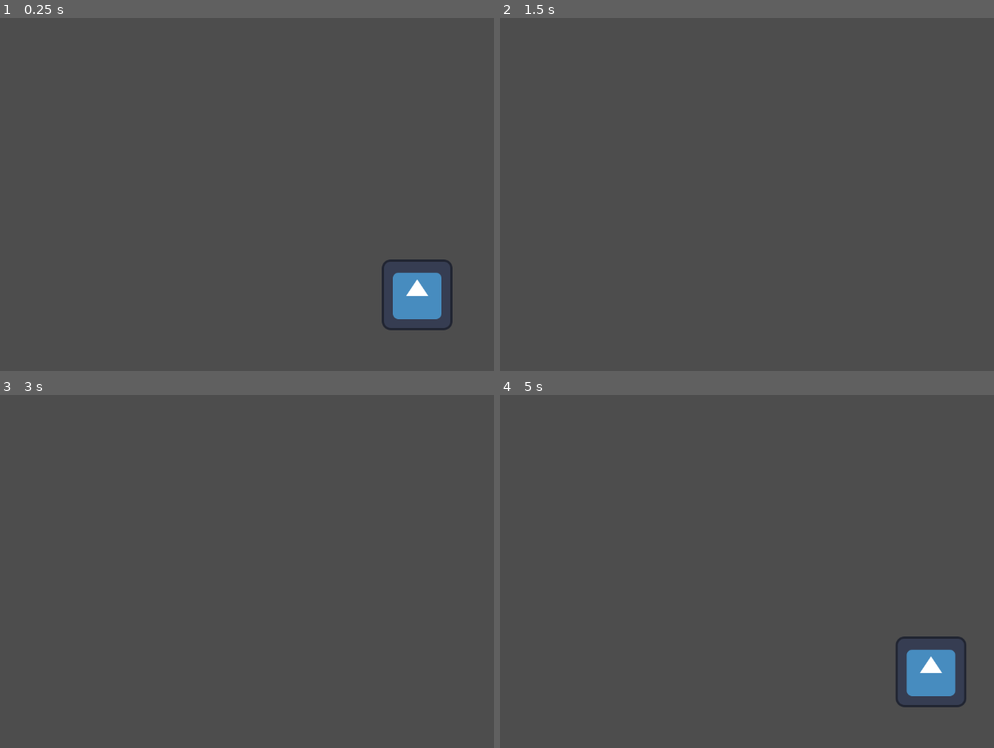
Above: before the commit, frames 1-4 (two rows, left to right).
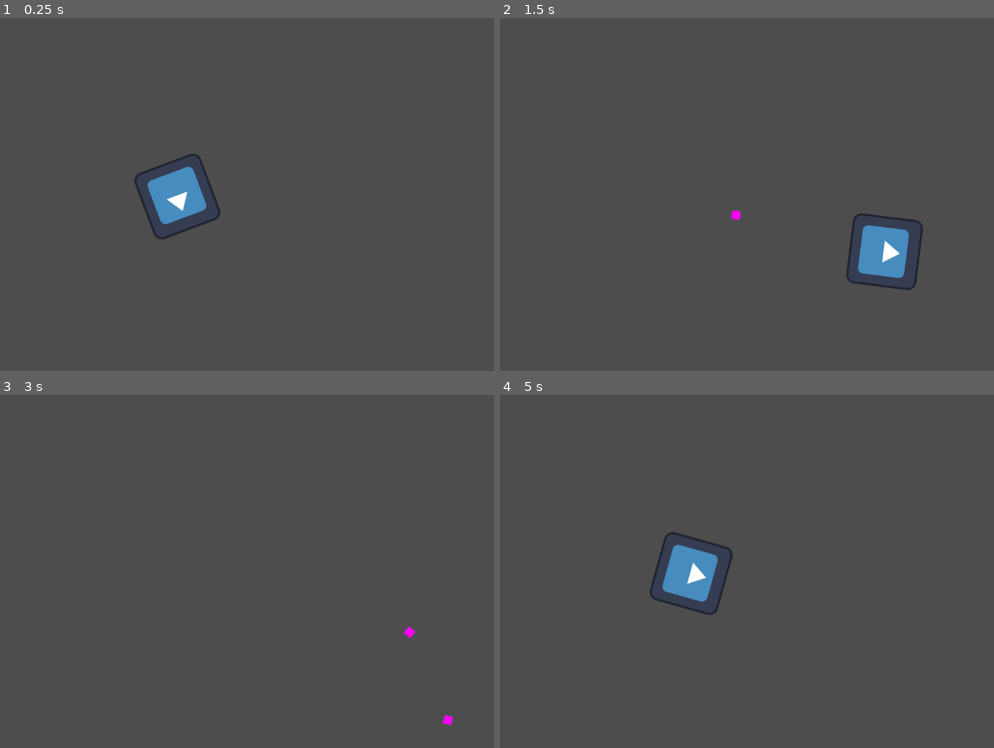
Above: after the commit, the same moments.

Repository: rakhmanov-tr/TwinStickShooter
Game: Godot game, scene res://main_level.tscn
The game is run twice, just before and just after one commit, with the same random seed, the same clock (stepped at 60 frames per second) and the same inputs. The engine's default icon, where the game draws it, is replaced by a stand-in: a white triangle on a blue panel in a dark square.
Inputs (mouse positions are in pixels of both pictures, inside the frame that each line leads up to):
- Up to frame 1 (0.25 s): no input
- Up to frame 2 (1.5 s): tap Enter at 0.5 s; move the mouse to (816, 173) at 0.52 s; hold D (move_right) 0.53-1.28 s; tap Space (shoot) at 0.6, 1.35 s; move the mouse to (549, 208) at 1.27 s; hold S (move_down) from 1.28 s (still down)
- Up to frame 3 (3 s): move the mouse to (237, 490) at 2.02 s; release S (move_down) at 2.03 s; hold D (move_right) 2.03-2.78 s; tap Space (shoot) at 2.1, 2.75, 2.85 s; move the mouse to (143, 642) at 2.77 s; hold W (move_up) from 2.78 s (still down)
- Up to frame 4 (5 s): move the mouse to (865, 624) at 3.52 s; release W (move_up) at 3.53 s; hold A (move_left) from 3.53 s (still down); tap Space (shoot) at 3.6, 4.35 s; move the mouse to (outside the picture) at 4.27 s

The runs differ from the first frame. In frame 1, 3.4% of the frame differs, in the area x 27-92%, y 38-89%; in frame 2, 1.7%; in frame 3, less than 0.1%; in frame 4, 3.4%, in the area x 30-95%, y 38-89%.

Commit message:
Update code
Add projectile

Diff:
--- a/main_level.tscn
+++ b/main_level.tscn
@@ -1,9 +1,11 @@
-[gd_scene load_steps=2 format=3 uid="uid://chrvrroc7xp4b"]
+[gd_scene load_steps=3 format=3 uid="uid://chrvrroc7xp4b"]
 
 [ext_resource type="PackedScene" uid="uid://bb8vl5wxloh47" path="res://player.tscn" id="1_m6hom"]
+[ext_resource type="PackedScene" uid="uid://yqymno5ctfj4" path="res://projectile.tscn" id="2_h6ag1"]
 
 [node name="main_level" type="Node2D"]
 
 [node name="player" parent="." instance=ExtResource("1_m6hom")]
-position = Vector2(1013, 510)
+position = Vector2(579, 332)
 speed_multiplier = 1
+projectile = ExtResource("2_h6ag1")
--- a/player.gd
+++ b/player.gd
@@ -3,13 +3,19 @@
 class_name player
 
 @export var speed_multiplier: int = 1
+@export var projectile: PackedScene
+@onready var spawn_point: Marker2D = $Marker2D
+
 const MOVE_SPEED: float = 500.0
 
 
 func _physics_process(delta: float) -> void:
 	move()
+	look_at(get_global_mouse_position())
+	if Input.is_action_just_pressed("shoot"): shoot()
 
-func move():
+
+func move() -> void:
 	var movement: Vector2 = Vector2.ZERO
 	if Input.is_action_pressed("move_left"): movement.x -= 1.0
 	if Input.is_action_pressed("move_right"): movement.x += 1.0
@@ -17,3 +23,9 @@
 	if Input.is_action_pressed("move_down"): movement.y += 1.0
 	velocity = movement * (MOVE_SPEED * speed_multiplier)
 	move_and_slide()
+
+func shoot() -> void:
+	var inst: projectile = projectile.instantiate()
+	owner.add_child(inst)
+	inst.transform = spawn_point.global_transform
+	print("BANG!")
--- a/player.tscn
+++ b/player.tscn
@@ -8,10 +8,14 @@
 
 [node name="player" type="CharacterBody2D"]
 script = ExtResource("1_4c8rd")
-speed_multiplier = 4
+speed_multiplier = 2
 
 [node name="Sprite2D" type="Sprite2D" parent="."]
+rotation = -1.5708
 texture = ExtResource("1_iqioq")
 
 [node name="CollisionShape2D" type="CollisionShape2D" parent="."]
 shape = SubResource("RectangleShape2D_adu4j")
+
+[node name="Marker2D" type="Marker2D" parent="."]
+position = Vector2(94, 0)
--- /dev/null
+++ b/projectile.gd
@@ -0,0 +1,9 @@
+extends Area2D
+
+class_name projectile
+
+var speed: float = 25.0
+
+
+func _physics_process(delta: float) -> void:
+	position += transform.x * speed
--- /dev/null
+++ b/projectile.tscn
@@ -0,0 +1,18 @@
+[gd_scene load_steps=4 format=3 uid="uid://yqymno5ctfj4"]
+
+[ext_resource type="Script" path="res://projectile.gd" id="1_ai0pg"]
+[ext_resource type="Texture2D" uid="uid://dbqwt4va27arc" path="res://icon.svg" id="1_vlsih"]
+
+[sub_resource type="CircleShape2D" id="CircleShape2D_agrhm"]
+
+[node name="Projectile" type="Area2D"]
+script = ExtResource("1_ai0pg")
+
+[node name="Sprite2D" type="Sprite2D" parent="."]
+modulate = Color(0.701961, 0, 0.329412, 1)
+self_modulate = Color(16.57, 21.3, 31.36, 1)
+scale = Vector2(0.12, 0.12)
+texture = ExtResource("1_vlsih")
+
+[node name="CollisionShape2D" type="CollisionShape2D" parent="."]
+shape = SubResource("CircleShape2D_agrhm")
